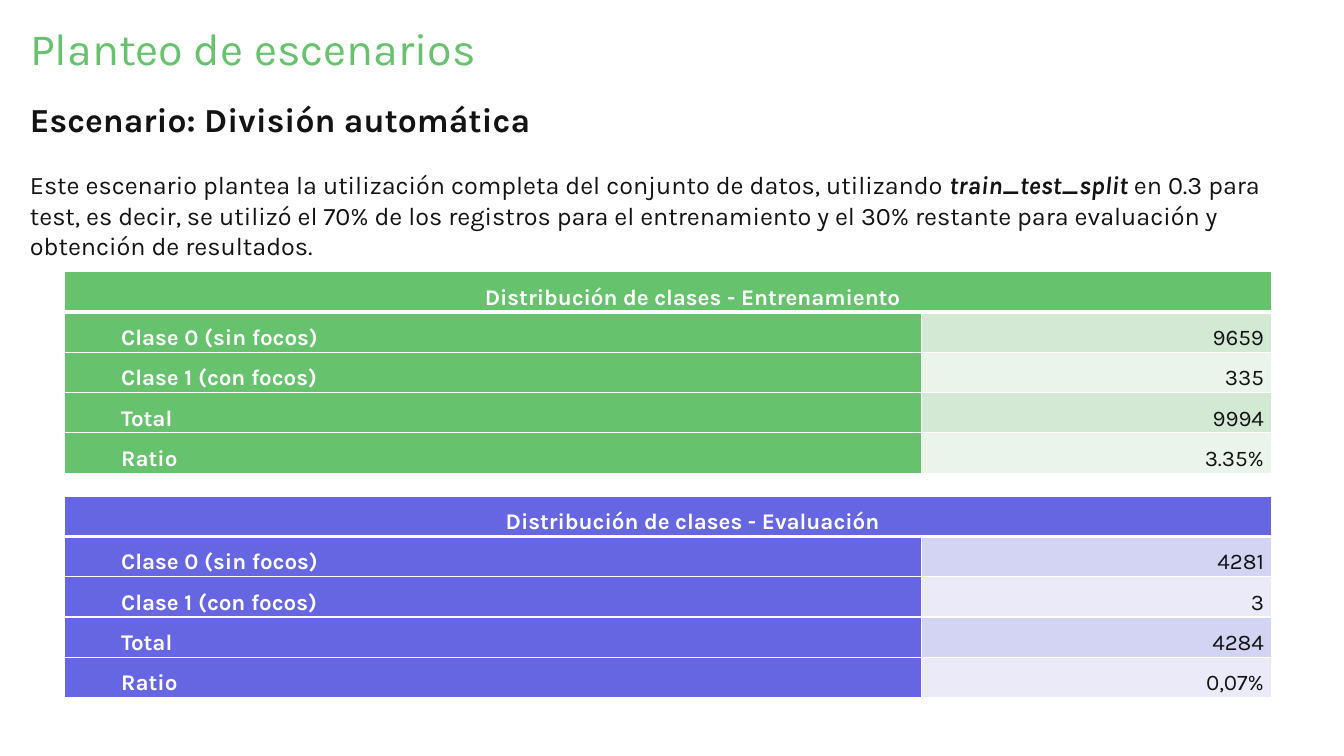
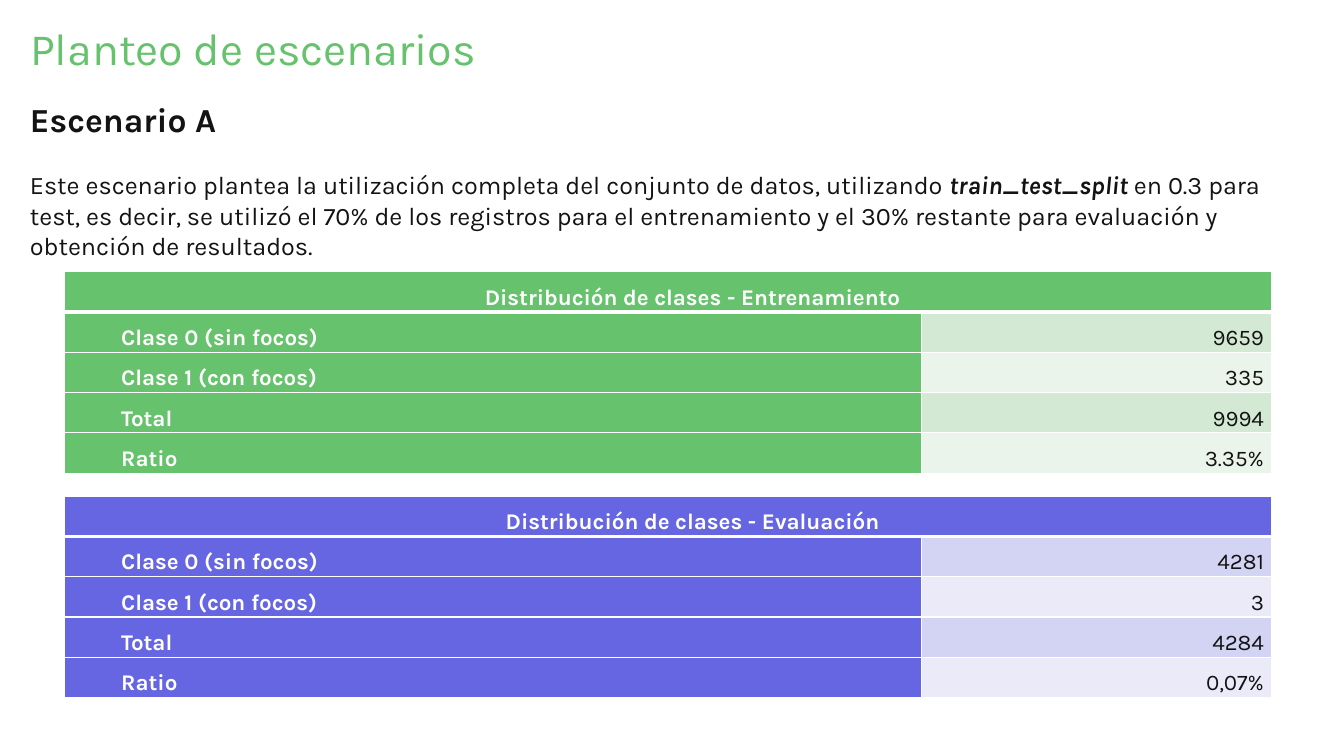
Before and after one commit to HunterCitto/199---Seminario-Final, a slide deck: slide 24 of docs/Entregas/Presentación/Incendios forestales de la Patagonia Andina - Pública.pptx. Drawn at 1344x756 pixels with LibreOffice and Linux fonts; fonts in the diff are those of the drawing. Boxes give left, top, right and bottom in pixels: in the first picture for what was removed or moved away, otherwise in the second. Text is boxed around its words. In the diff, an @@ line names an element or a change of style, - is before the commit and + after.

```diff
--- a/docs/Entregas/Presentación/Incendios forestales de la Patagonia Andina - Pública.pptx
+++ b/docs/Entregas/Presentación/Incendios forestales de la Patagonia Andina - Pública.pptx
@@ text at box(30, 108, 216, 133): text changed @@
-Escenario: División automática
+Escenario A
```
Also in this commit, not shown: 17 other slides changed, 1 slide removed, 4 other files.
